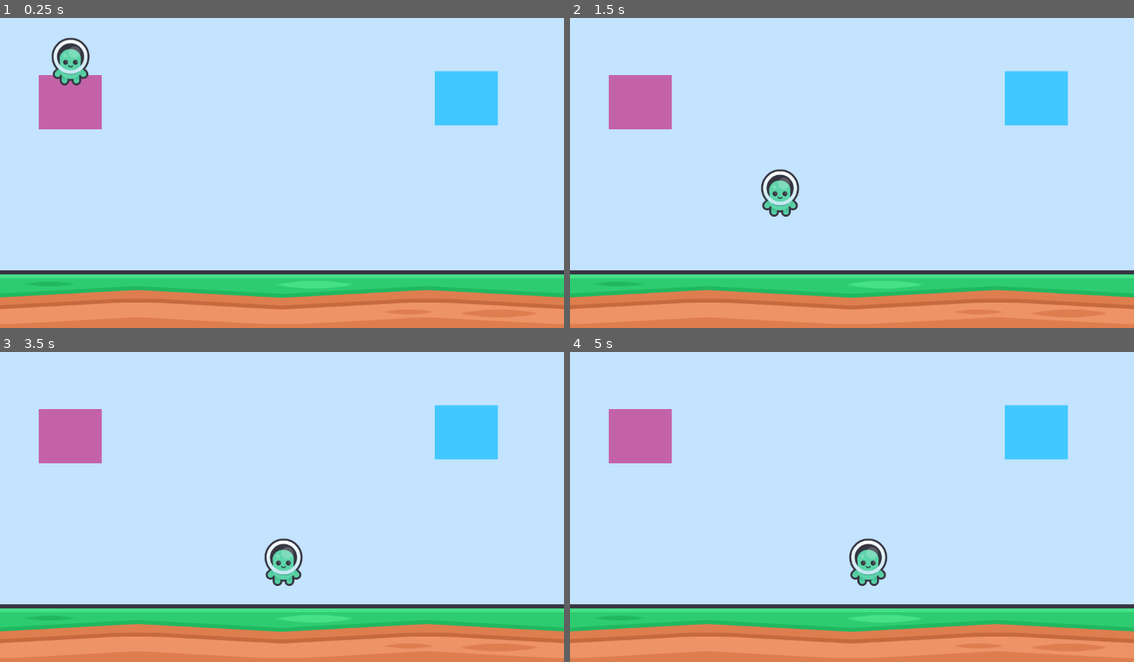
Above: before the commit, frames 1-4 (two rows, left to right).
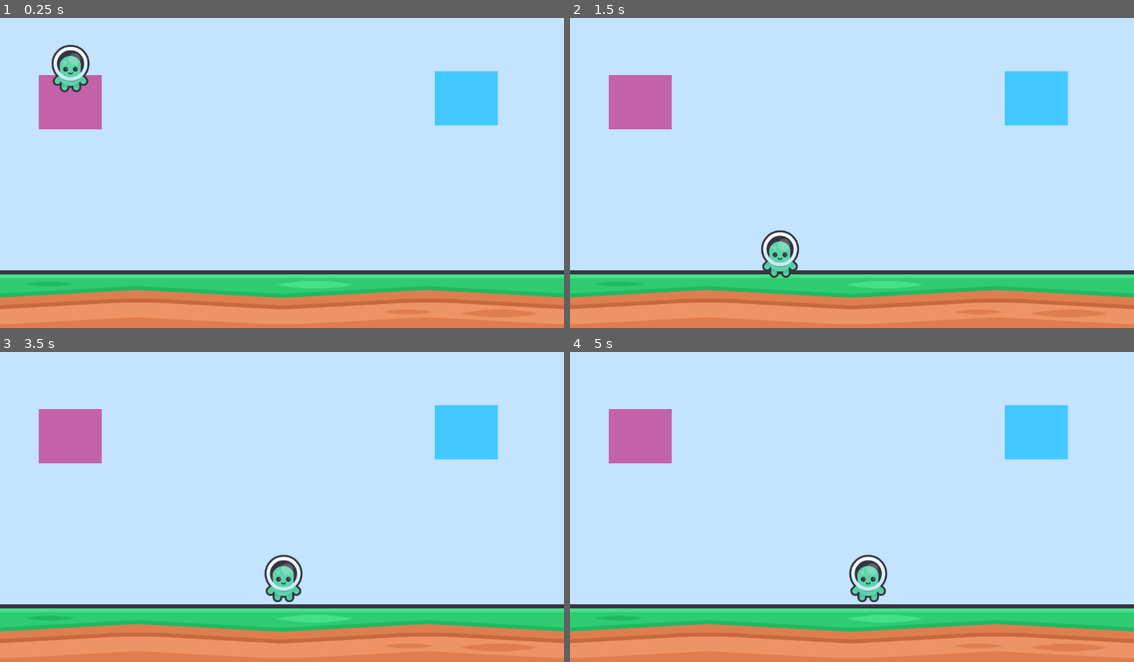
Above: after the commit, the same moments.

Repository: ShayLuan/GameDevTest
Game: Godot game, scene res://Example2World/Scenes/area_2d.tscn
The game is run twice, just before and just after one commit, with the same random seed, the same clock (stepped at 60 frames per second) and the same inputs. This scene is started directly instead of the project's main scene.
Inputs:
- Up to frame 1 (0.25 s): no input
- Up to frame 2 (1.5 s): tap Enter (ui_accept) at 0.5 s; hold Right (ui_right) from 0.53 s (still down); tap Space (jump) at 0.6, 0.77, 1.07, 1.35 s
- Up to frame 3 (3.5 s): tap Space (jump) at 1.52, 1.82, 2.1, 2.85, 3.02, 3.32 s; release Right (ui_right) at 2.03 s; hold Left (ui_left) 2.03-2.78 s; hold Right (ui_right) from 2.78 s (still down)
- Up to frame 4 (5 s): tap Space (jump) at 3.6, 3.77, 4.07, 4.35, 4.52, 4.82 s; release Right (ui_right) at 4.28 s; hold Left (ui_left) from 4.28 s (still down)

The runs differ from the first frame. In frame 1, 0.8% of the frame differs, in the area x 9-16%, y 6-25%; in frame 2, 1.5%, in the area x 33-41%, y 48-84%; in frame 3, 1.1%; in frame 4, 1.1%.

Commit message:
distinct gravities

Diff:
--- a/Signals/signals/Example2World/Player/character.gd
+++ b/Signals/signals/Example2World/Player/character.gd
@@ -21,14 +21,23 @@
 	##################### GRAVITY ##########################
 	########################################################
 	if not is_on_floor():
-		velocity.y += GRAVITY * delta
+		if velocity.y > 0:
+			velocity.y += GRAVITY * 1.5 * delta
+		else:
+			velocity.y += GRAVITY * delta
 
 	########################################################
 	####################### JUMP ###########################
 	########################################################
 	if Input.is_action_just_pressed("jump") and is_on_floor():
+		jump_counter += 1
+		if not is_on_floor() and Input.is_action_just_pressed("jump") and jump_counter < 2:
+			jump_counter += 1
+			velocity.y = -600.0
+			GRAVITY = 2000.0
 		velocity.y = -700.0
 		GRAVITY = 2000.0
+
 
 	########################################################
 	################# DIRECTIONAL MOVEMENT #################
